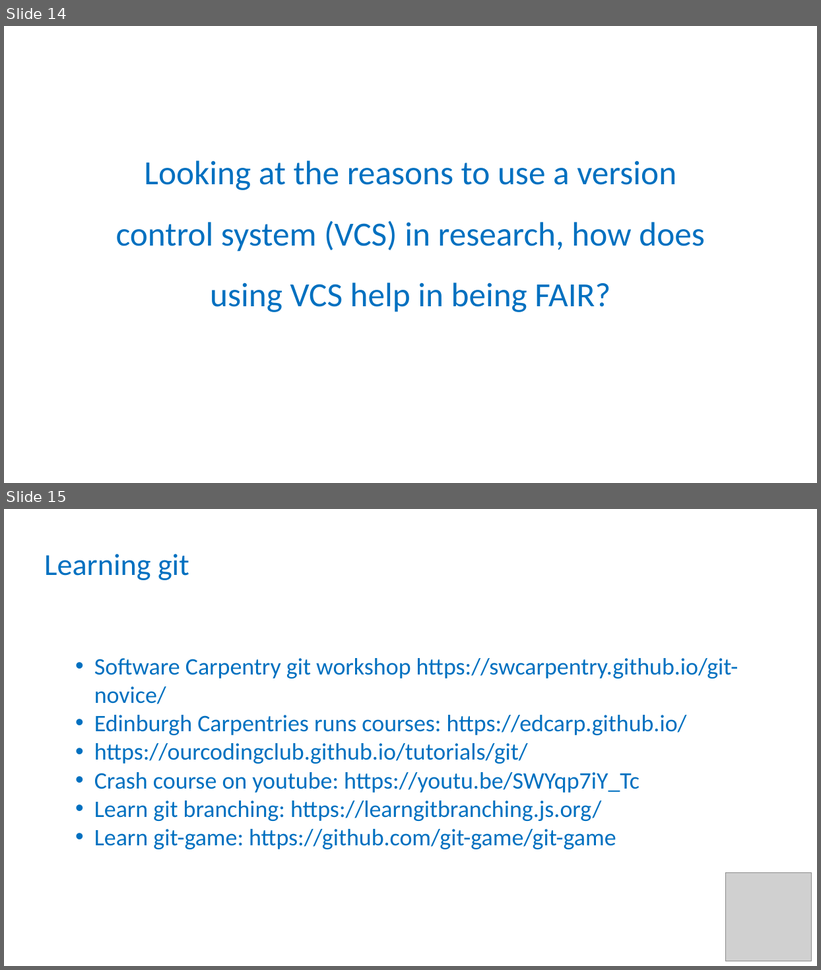
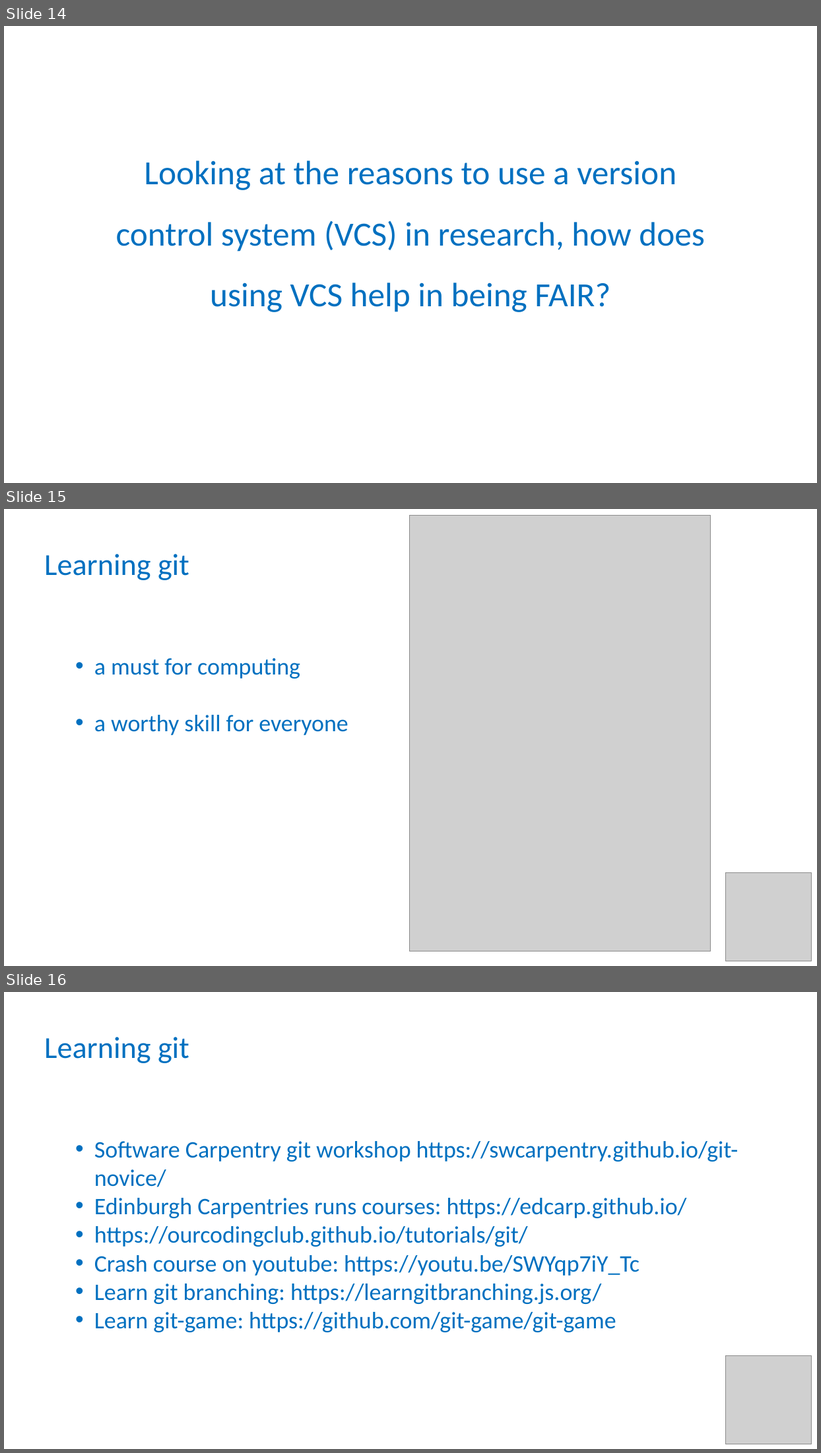
Before and after one commit to tobyhodges/solid-waddle, a slide deck: instructors/11-Version_Control_BT.pptx. Shown one above the other, each under a label of ours: slides 14 and 15 before the commit, slides 14, 15 and 16 after it. The pictures are 821x970 and 821x1453 pixels, drawn with LibreOffice and Linux fonts; fonts in the diff are those of the drawing; grey boxes stand for pictures. Boxes give left, top, right and bottom in pixels: in the first picture for what was removed or moved away, otherwise in the second. Text is boxed around its words. In the diff, an @@ line names an element or a change of style, - is before the commit and + after.

```diff
--- a/instructors/11-Version_Control_BT.pptx
+++ b/instructors/11-Version_Control_BT.pptx
@@ slide 15 added at bbox=[4, 509, 817, 966], background #FFFFFF @@
@@ picture added at bbox=[410, 515, 711, 952] @@
@@ text added at bbox=[44, 554, 189, 580], 36 pt, text #0070C0 @@
+Learning git
@@ text added at bbox=[94, 658, 348, 735], 28 pt, text #0070C0 @@
+• a must for computing
+• a worthy skill for everyone
@@ picture added at bbox=[725, 873, 812, 962] @@
@@ what was slide 15 is now slide 16 @@
```
Also in this commit, not shown: 2 slides changed, 6 other files.
